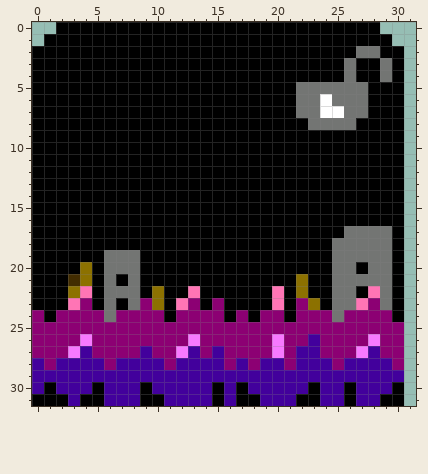
Pixel-art sprite, stored at gameraspberry/debug/images/grave/btn_stage_03_on.png. This is how it looked before the edit.
The file is 32x32 pixels.
Once edited:
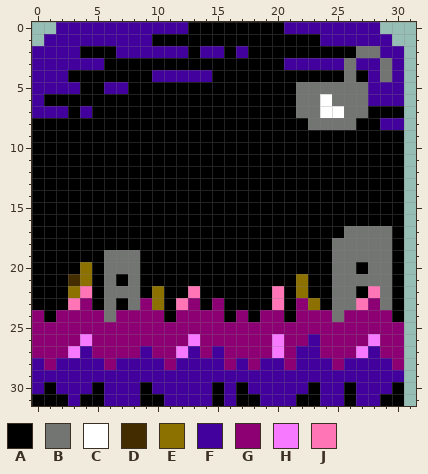
Palette (. is transparent): A #000000  B #737573  C #ffffff  D #422c00  E #8c7100  F #42009c  G #8c0073  H #f779ff  J #ff75b5
What changed:
The author changed colour A to colour F in row 0 at x 2 to 12 and 21 to 28; in row 1 at x 1 to 9 and 24 to 29; in row 2 at x 0 to 3, 7 to 12, 14 to 15, 17 and 29 to 30; in row 3 at x 0 to 5, 21 to 25, 27 to 28 and 30; in row 4 at x 0 to 2, 10 to 14, 28 and 30; in row 5 at x 0 to 3, 6 to 7 and 28 to 30.
The author changed colour A to colour F in row 6 at x 0 and 28 to 30; in row 7 at x 0 to 2 and 4; in row 8 at x 29 to 30.
Changed places in both pictures, as pixel boxes (x1, y1, x2, y2):
changed: (32, 22, 248, 118)
changed: (284, 22, 404, 130)
